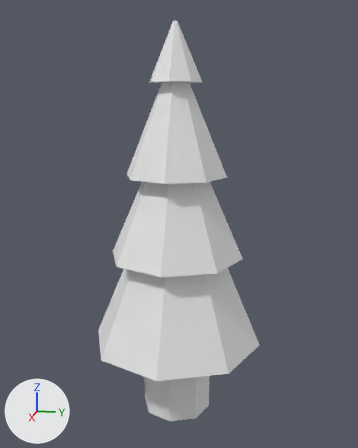
The Blender file Models/Pine/pine.blend as it was, and as the next commit left it.
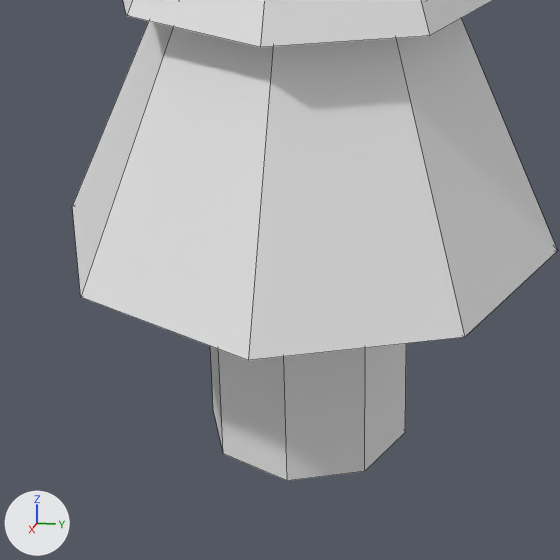
Each version appears first whole from a camera (50 mm lens) standing at (5.61, 1.16, 2.5) and looking at (-0.03, 0.03, 1.09), and next in a close-up on the part from 21% to 73% of the width and 58% to 100% of the height. Every picture has the same lights, and +X, +Y and +Z are marked at lower left. The close-ups show mesh edges as thin lines.
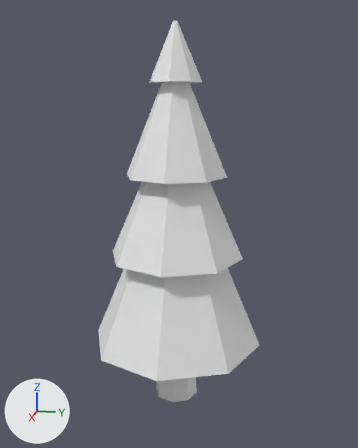
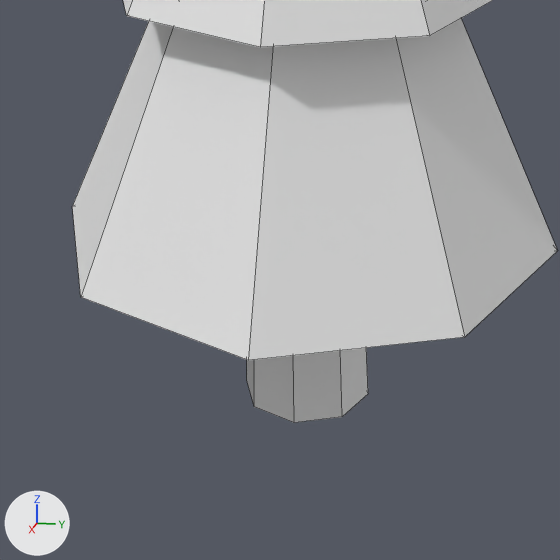
The newer file is also turned or shifted as a whole; pictures and numbers use the older file's frame.

The edits, one by one:
me_cylinder has 81 vertices, 74 faces and spans x -1.03..1.03, y -1.03..1.04, z -1.35..3.35.
me_cylinder is used by ob_cylinder; location (0.0, 0.0, 0.0).
Part 1, on me_cylinder:
Vertex 0 of me_cylinder moves from (0.0, 0.43, -1.28) at pixel (405, 432) to (0.0, 0.26, -1.11) at pixel (368, 393).
Vertex 2 of me_cylinder moves from (0.3, 0.3, -1.28) at pixel (364, 471) to (0.19, 0.19, -1.11) at pixel (342, 416).
Vertex 4 of me_cylinder moves from (0.42, 0.0, -1.28) at pixel (287, 480) to (0.27, 0.0, -1.11) at pixel (294, 422).
Vertex 6 of me_cylinder moves from (0.3, -0.3, -1.28) at pixel (223, 453) to (0.19, -0.19, -1.11) at pixel (254, 406).
Vertex 8 of me_cylinder moves from (0.0, -0.42, -1.28) at pixel (213, 409) to (0.0, -0.27, -1.11) at pixel (246, 380).
Vertex 10 of me_cylinder moves from (-0.3, -0.3, -1.28) to (-0.19, -0.19, -1.11).
Vertex 12 of me_cylinder moves from (-0.42, 0.0, -1.28) to (-0.27, 0.0, -1.11).
Vertex 14 of me_cylinder moves from (-0.3, 0.3, -1.28) to (-0.19, 0.19, -1.11).
Vertex 40 of me_cylinder moves from (0.31, 0.3, -0.39) to (0.17, 0.16, -0.39).
Vertex 41 of me_cylinder moves from (0.43, -0.01, -0.39) to (0.24, -0.01, -0.39).
Vertex 42 of me_cylinder moves from (0.31, -0.32, -0.39) to (0.17, -0.18, -0.39).
Vertex 43 of me_cylinder moves from (0.0, -0.44, -0.39) to (0.0, -0.25, -0.39).
Vertex 44 of me_cylinder moves from (-0.31, -0.32, -0.39) to (-0.17, -0.18, -0.39).
Vertex 45 of me_cylinder moves from (-0.44, -0.01, -0.39) to (-0.24, -0.01, -0.39).
Vertex 46 of me_cylinder moves from (-0.31, 0.3, -0.39) to (-0.17, 0.16, -0.39).
Vertex 47 of me_cylinder moves from (0.0, 0.42, -0.39) to (0.0, 0.23, -0.39).

Pixel boxes (x1, y1, x2, y2) of what changed, in the close-ups (560 x 560 px; the box of a moved part takes in the faces that stretch with it):
'Cylinder', reshaped
    before: (72, 0, 557, 481)
    after: (72, 0, 557, 422)
part 1 of me_cylinder, moved or reshaped
    before: (210, 343, 406, 481)
    after: (247, 348, 368, 422)
